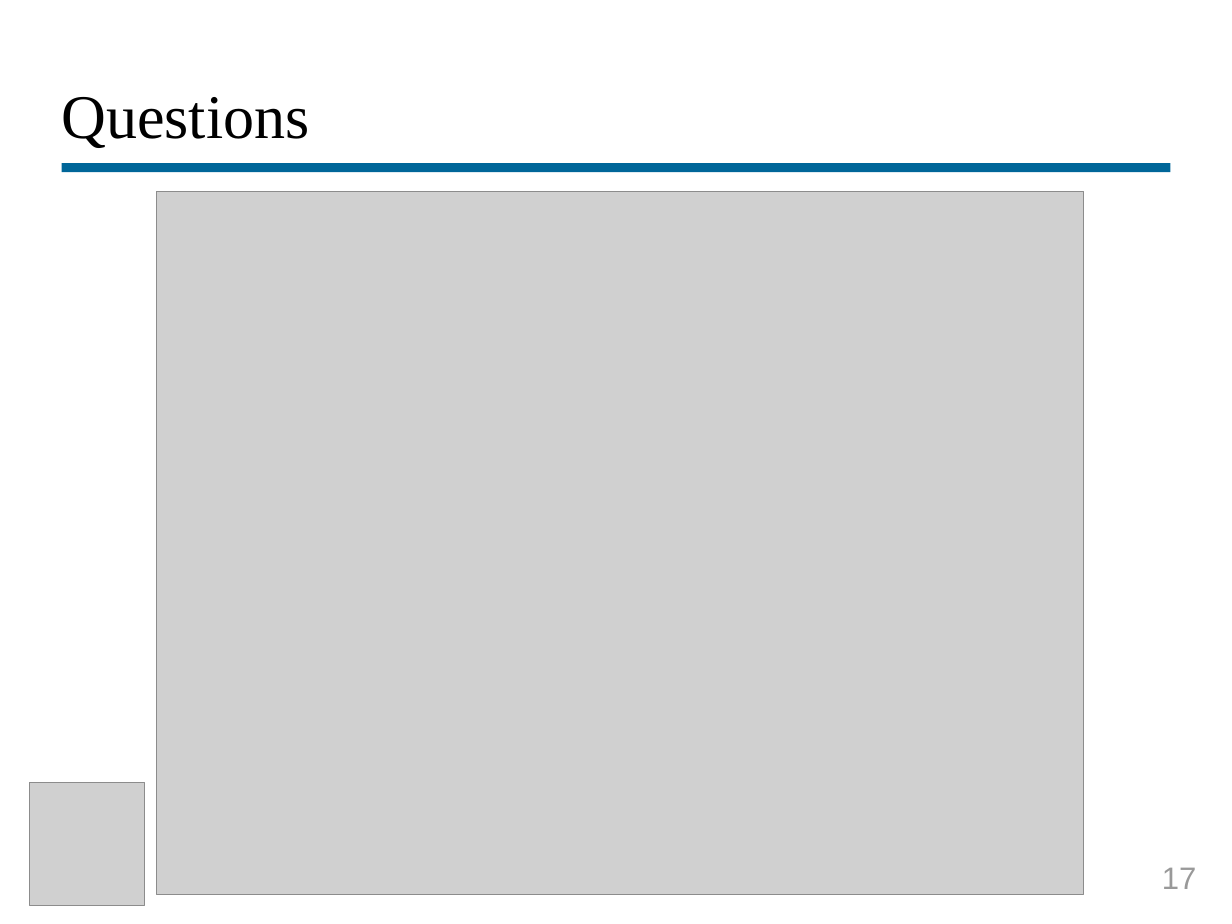
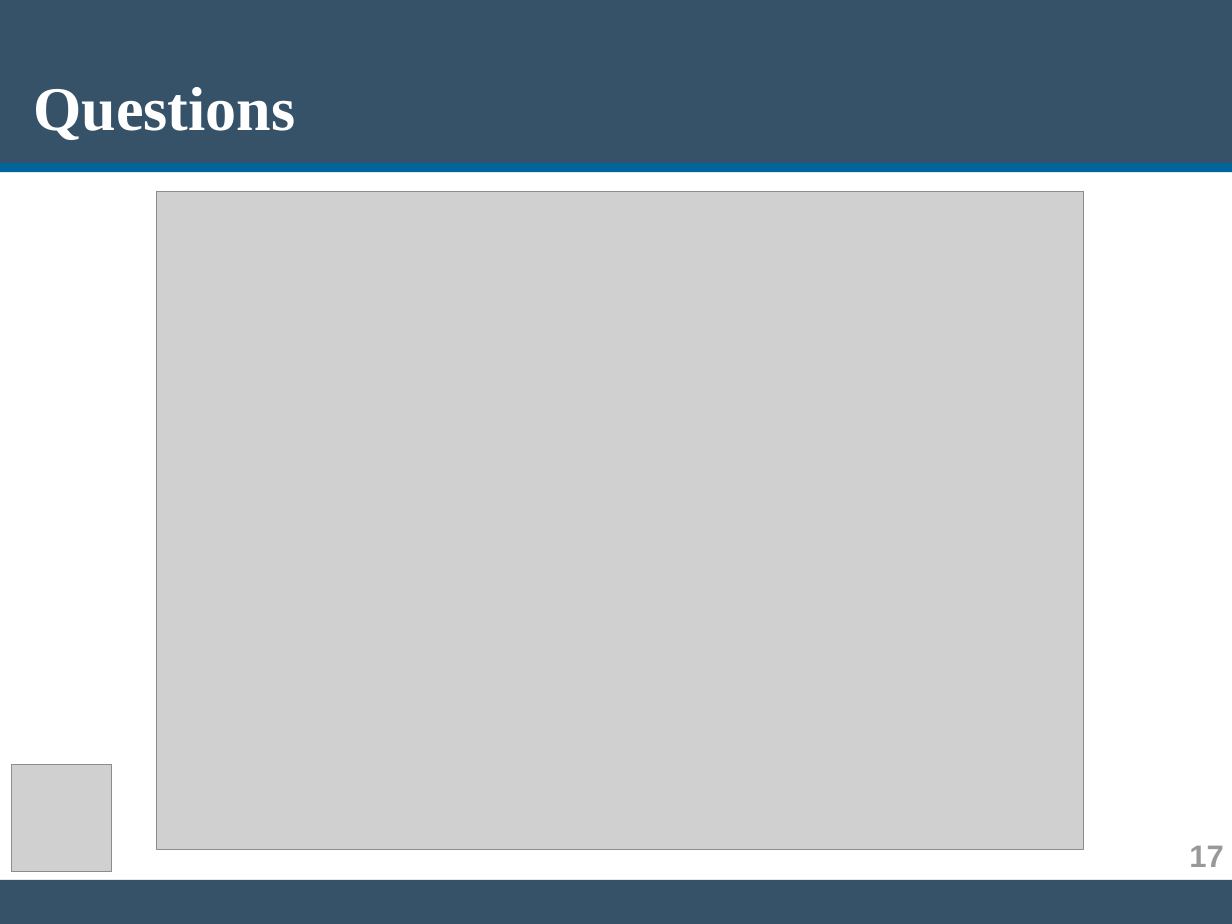
Before and after one commit to vagosdim/MinIO_Security, a slide deck: slide 17 of Deliverable/Presentation.odp. Drawn at 1232x924 pixels with LibreOffice and Linux fonts; fonts in the diff are those of the drawing; grey boxes stand for pictures. Boxes give left, top, right and bottom in pixels: in the first picture for what was removed or moved away, otherwise in the second. Text is boxed around its words. In the diff, an @@ line names an element or a change of style, - is before the commit and + after.

Commit message:
Editing presentation layout

```diff
--- a/Deliverable/Presentation.odp
+++ b/Deliverable/Presentation.odp
@@ rectangle added at (x1=0, y1=0, x2=1232, y2=168), fill #355269 @@
@@ title "Questions" moved from (x1=62, y1=97, x2=310, y2=148) to (x1=34, y1=87, x2=296, y2=140) @@
@@ title "Questions" at (x1=34, y1=87, x2=296, y2=140): text colour #000000 to #FFFFFF, bold on @@
@@ line moved from (61, 168) - (1171, 168) to (0, 168) - (1232, 168) @@
@@ picture resized from (x1=157, y1=191, x2=1084, y2=894) to (x1=157, y1=191, x2=1084, y2=850) @@
@@ picture resized from (x1=29, y1=783, x2=145, y2=906) to (x1=11, y1=765, x2=112, y2=872) @@
@@ text "17" moved from (x1=1162, y1=868, x2=1197, y2=889) to (x1=1189, y1=846, x2=1224, y2=867) @@
@@ text "17" at (x1=1189, y1=846, x2=1224, y2=867): bold on @@
@@ rectangle added at (x1=0, y1=880, x2=1232, y2=923), fill #355269 @@
```
Also in this commit, not shown: 16 other slides changed, 6 other files.
